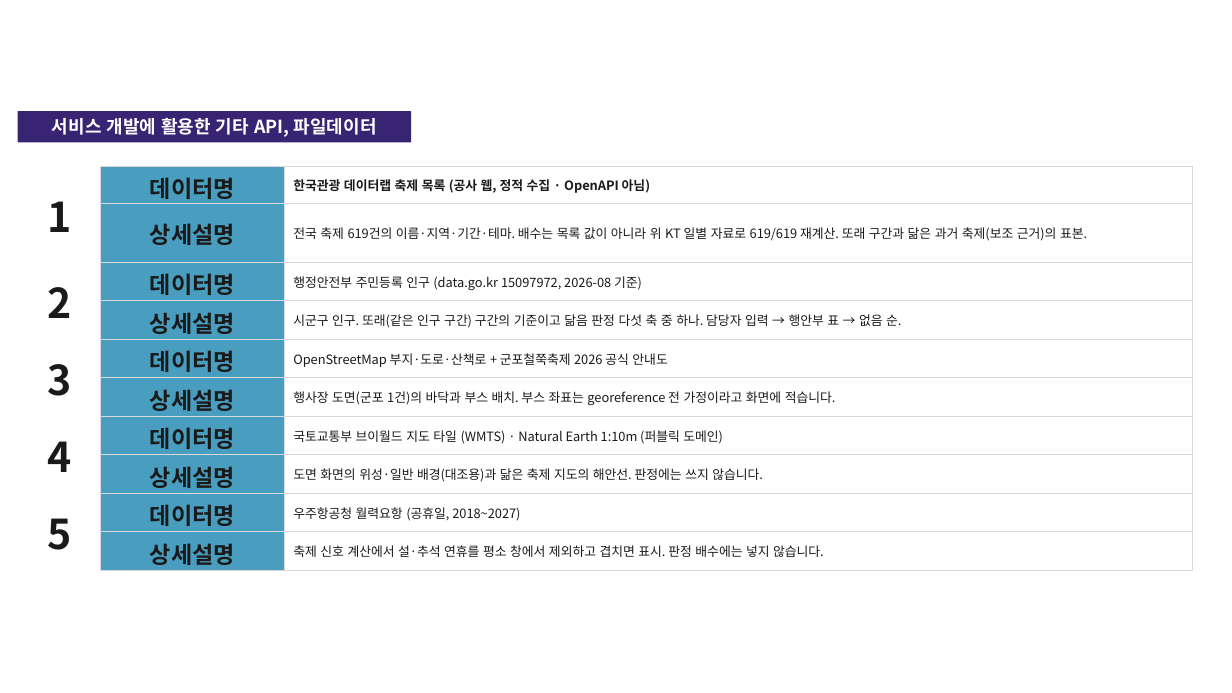
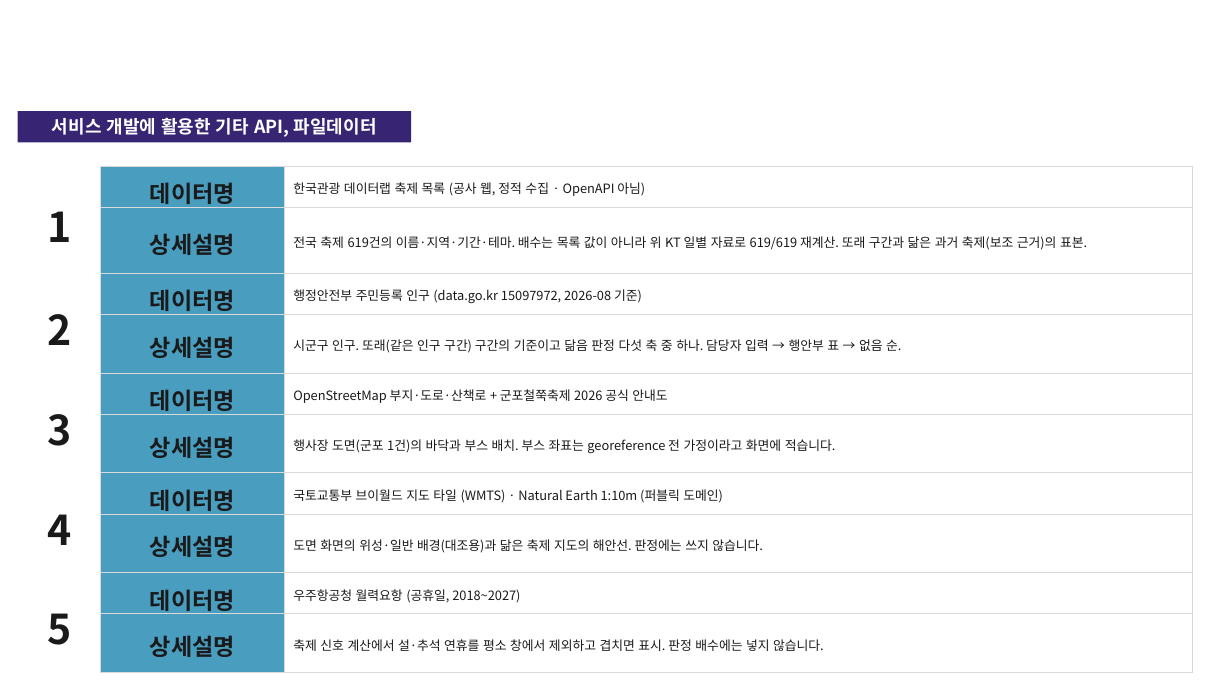
Before and after one commit to jangjunyong/oneshot-mvp, a slide deck: slide 11 of docs/제출양식/기능설명서_기획안팩트체크_작성본.pptx. Drawn at 1232x693 pixels with LibreOffice and Linux fonts; fonts in the diff are those of the drawing; background and template pictures are left out. Boxes give left, top, right and bottom in pixels: in the first picture for what was removed or moved away, otherwise in the second. Text is boxed around its words. In the diff, an @@ line names an element or a change of style, - is before the commit and + after.

```diff
--- a/docs/제출양식/기능설명서_기획안팩트체크_작성본.pptx
+++ b/docs/제출양식/기능설명서_기획안팩트체크_작성본.pptx
@@ table at (x1=18, y1=166, x2=1193, y2=662) @@
@@ bold off in "한국관광 데이터랩 축제 목록 (공사 웹, 정적 ..." @@
@@ line spacing 1 to 1.15 @@
```
Also in this commit, not shown: 11 other slides changed, 50 other files.
